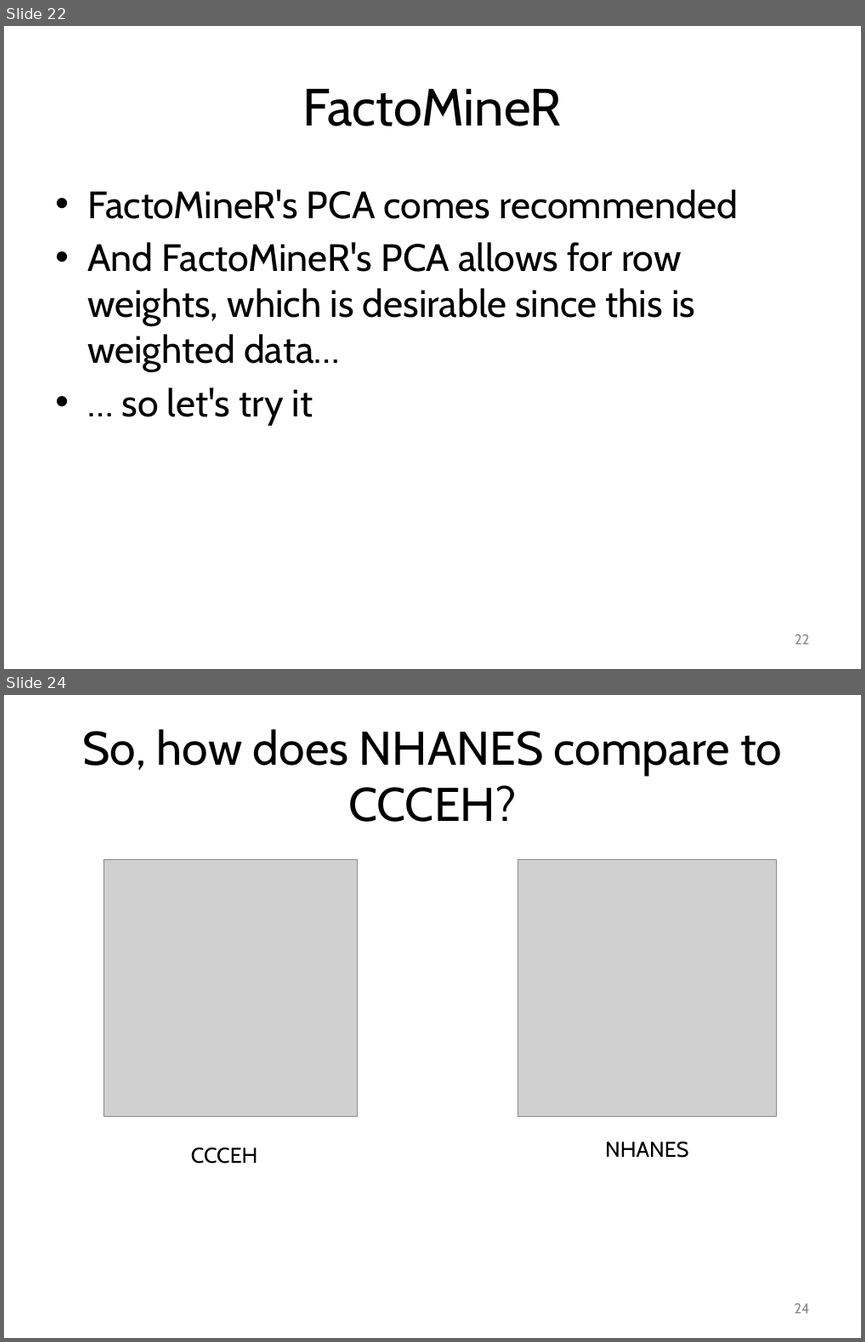
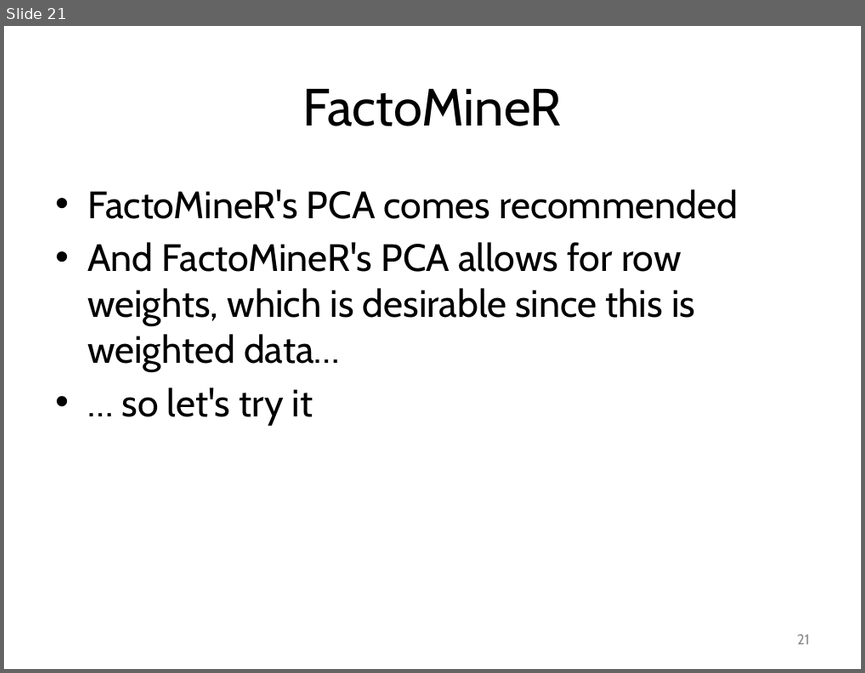
Before and after one commit to smooney27/RWorkshopSER2023, a slide deck: RWorkshopPart4-CaseStudy.pptx. Shown one above the other, each under a label of ours: slides 22 and 24 before the commit, slide 21 after it; the slides between them are not shown. The pictures are 865x1342 and 865x673 pixels, drawn with LibreOffice and Linux fonts; fonts in the diff are those of the drawing; grey boxes stand for pictures. Boxes give left, top, right and bottom in pixels: in the first picture for what was removed or moved away, otherwise in the second. Text is boxed around its words. In the diff, an @@ line names an element or a change of style, - is before the commit and + after.

```diff
--- a/RWorkshopPart4-CaseStudy.pptx
+++ b/RWorkshopPart4-CaseStudy.pptx
@@ slide 24 removed at box(4, 695, 861, 1338), background #FFFFFF @@
@@ title removed at box(83, 729, 782, 822) @@
-So, how does NHANES compare to CCCEH?
@@ picture removed at box(104, 860, 357, 1117) @@
@@ picture removed at box(518, 860, 776, 1117) @@
@@ text removed at box(191, 1147, 258, 1163) @@
-CCCEH
@@ text removed at box(605, 1141, 688, 1157) @@
-NHANES
@@ page number removed at box(794, 1303, 809, 1313) @@
-24
@@ what was slide 22 is now slide 21 @@
@@ page number at box(797, 634, 810, 644): text changed @@
-22
+21
```
Also in this commit, not shown: 6 slides changed, 3 other slides removed, 2 other files.
